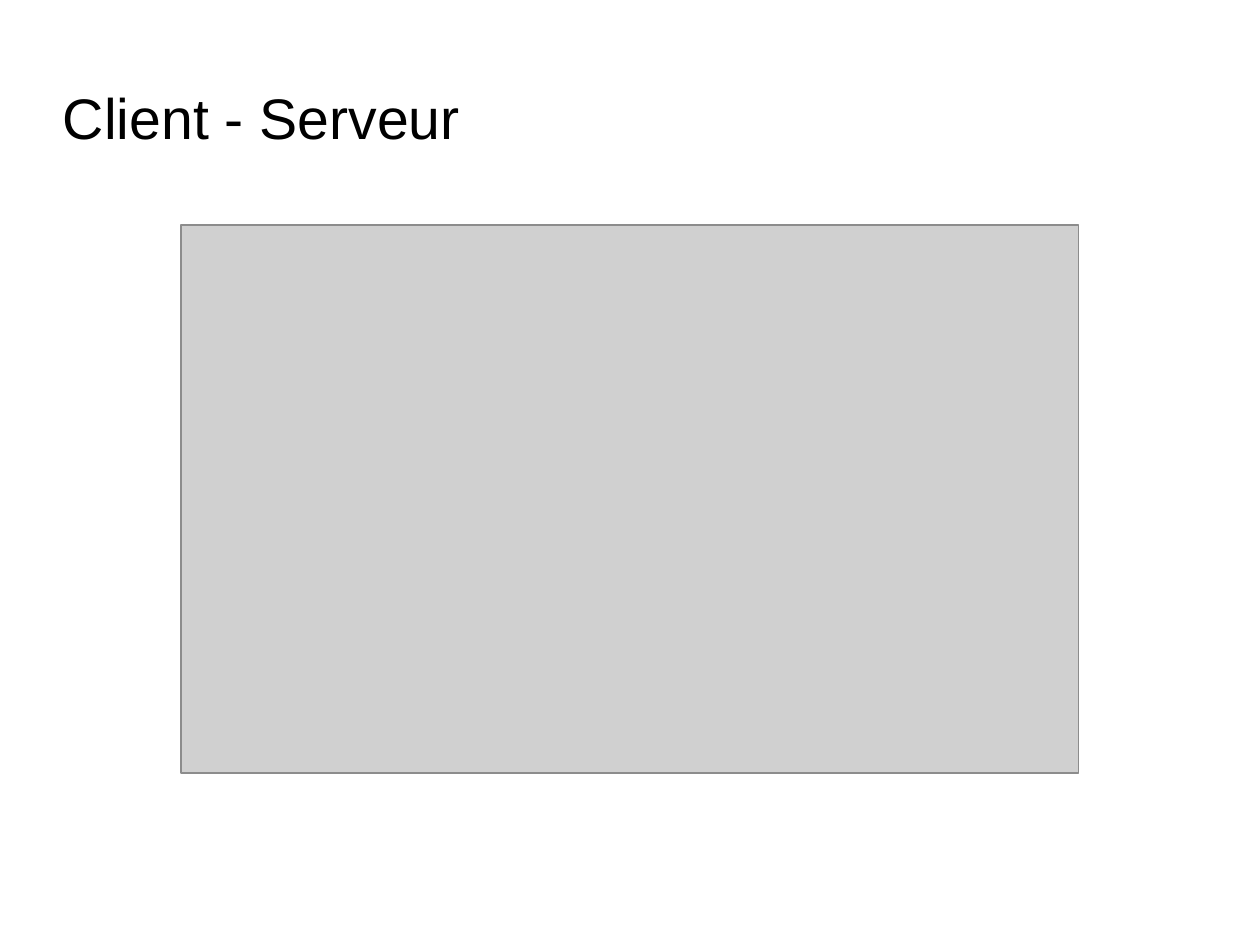
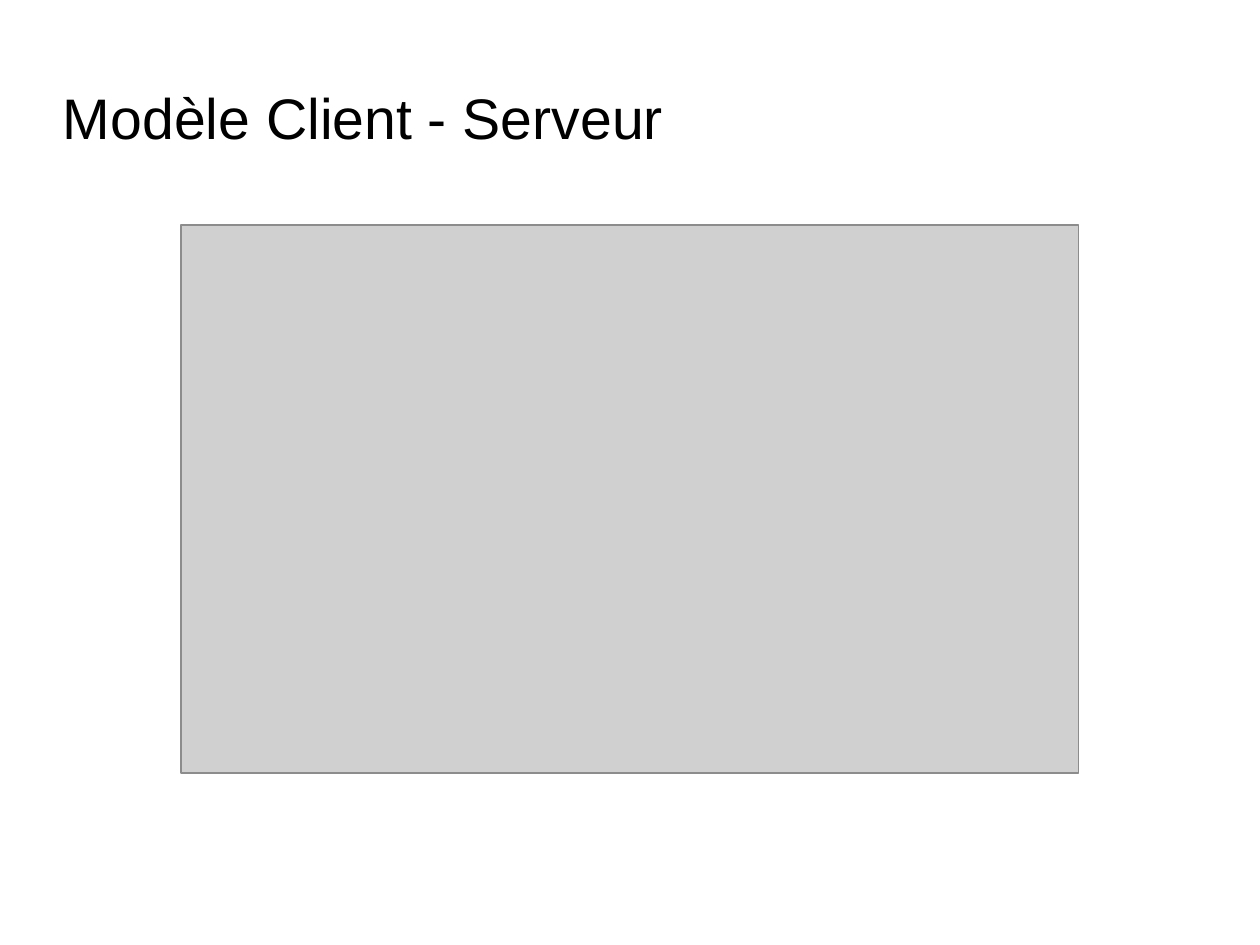
Before and after one commit to Irkam/HowToMultiplayerLulz5, a slide deck: slide 5 of presentation_diapo/presentation-jeu-multijoueur.odp. Drawn at 1260x945 pixels with LibreOffice and Linux fonts; fonts in the diff are those of the drawing; grey boxes stand for pictures; background and template pictures are left out. Boxes give left, top, right and bottom in pixels: in the first picture for what was removed or moved away, otherwise in the second. Text is boxed around its words. In the diff, an @@ line names an element or a change of style, - is before the commit and + after.

```diff
--- a/presentation_diapo/presentation-jeu-multijoueur.odp
+++ b/presentation_diapo/presentation-jeu-multijoueur.odp
@@ title at [63,97,663,140]: text changed @@
-Client - Serveur
+Modèle Client - Serveur
```
Also in this commit, not shown: 3 other slides changed, 1 slide added, 1 slide removed, 1 other file.
